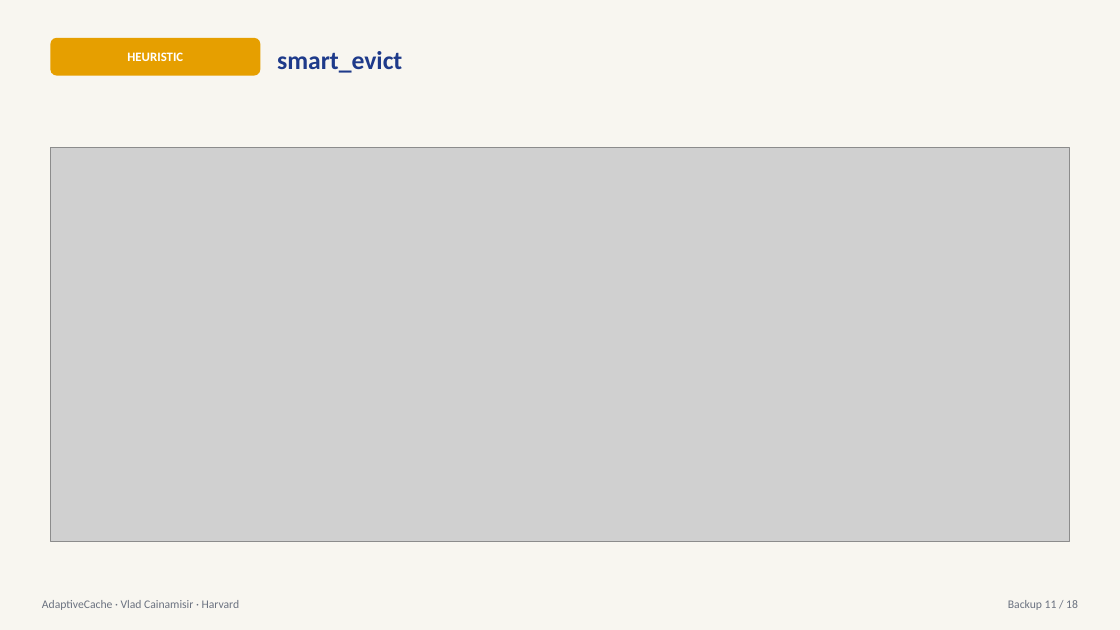
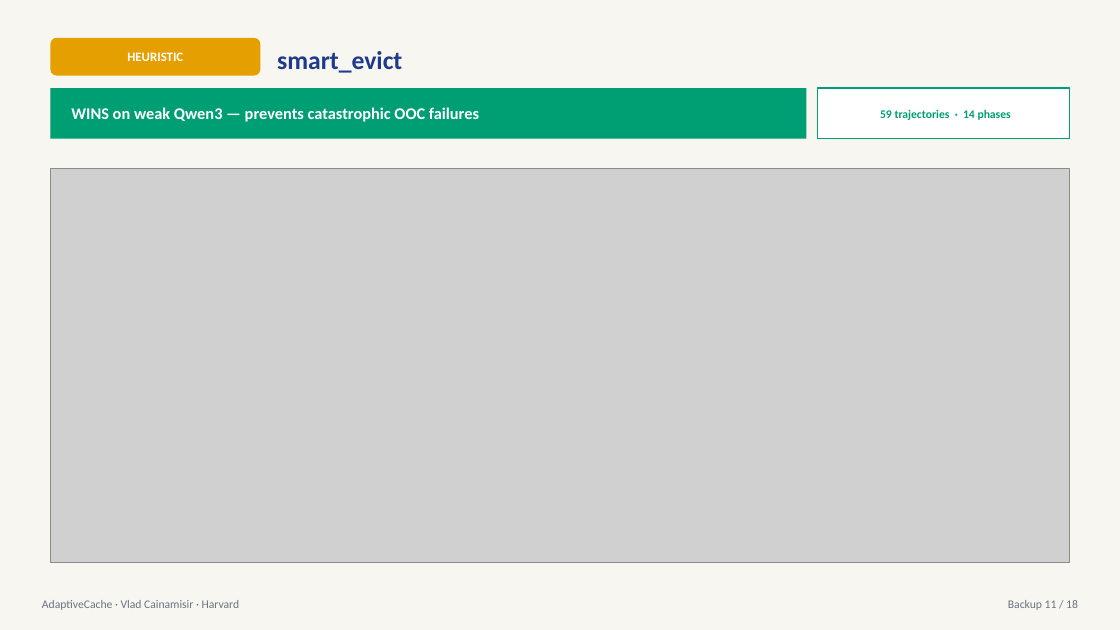
Before and after one commit to HarvardMadSys/cs2640_project_2026Spring, a slide deck: slide 11 of studies/lifetime_cost/reports/AdaptiveCache_appendix.pptx. Drawn at 1120x630 pixels with LibreOffice and Linux fonts; fonts in the diff are those of the drawing; grey boxes stand for pictures. Boxes give left, top, right and bottom in pixels: in the first picture for what was removed or moved away, otherwise in the second. Text is boxed around its words. In the diff, an @@ line names an element or a change of style, - is before the commit and + after.

```diff
--- a/studies/lifetime_cost/reports/AdaptiveCache_appendix.pptx
+++ b/studies/lifetime_cost/reports/AdaptiveCache_appendix.pptx
@@ rectangle added at <box>50,88,807,139</box>, fill #009E73 @@
@@ rectangle added at <box>818,88,1070,139</box>, fill #FFFFFF, outline #009E73 1.25 pt @@
@@ text added at <box>71,107,479,122</box>, 14 pt, text #FFFFFF, bold @@
+WINS on weak Qwen3 — prevents catastrophic OOC failures
@@ text added at <box>880,109,1011,120</box>, 10 pt, text #009E73, bold @@
+59 trajectories · 14 phases
@@ picture: place and size @@
-picture at <box>50,148,1070,542</box>
+picture at <box>50,169,1070,563</box>
```
Also in this commit, not shown: 11 other slides changed, 2 other files.
